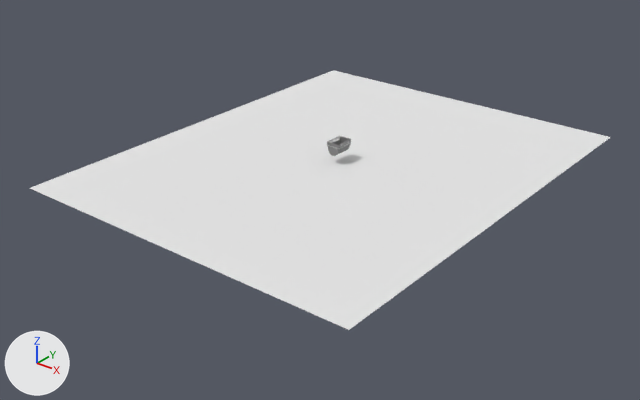
An edit to the Blender file oldgoldmine-scene/Cart/cart_iron_gameReady.blend, drawn before and after from the same camera.
Rendered twice from a 50 mm camera at (90.4, -118.5, 62.0) aimed at (-0.2, -5.2, -8.2). The lights are fixed; the arrows at lower left show +X, +Y and +Z. The same objects are shown in both versions, whatever each file hides.

Script lines for the objects in view, before the commit:
```python
mat_active_material_index = diffuse_material('active_material_index')
mat_active_material_index.base_color = (0.8, 0.8, 0.8)  # white #e7e7e7
me_body = bpy.data.meshes.new('Body')
me_body.from_pydata(...)  # 226 vertices, 210 faces, 1 loose edge; spans x -1.46..1.46, y -1.38..1.04, z -1.93..1.93
# faces by material slot: [106, 104]
me_body.materials.append(mat_rustedbox)  # its picture is missing
me_body.materials.append(mat_rustedelements)  # its picture is missing
me_plane_002 = bpy.data.meshes.new('Plane.002')
me_plane_002.from_pydata([(-1.0, -1.0, 0.0), (1.0, -1.0, 0.0), (-1.0, 1.0, 0.0), (1.0, 1.0, 0.0)], [], [(0, 1, 3, 2)])
me_plane_002.materials.append(mat_active_material_index)  # white #e7e7e7
ob_body = bpy.data.objects.new('Body', me_body)
ob_body.location = (0.0, 0.0, 0.8)
ob_body.rotation_euler = (1.571, 0.0, 0.0)  # degrees (90, 0, 0)
_m = ob_body.modifiers.new('Bevel', 'BEVEL')
_m.width = 0.05
_m.width_pct = 0.05
_m.affect = 'VERTICES'
_m.limit_method = 'NONE'
_m.spread = 0.0
ob_plane = bpy.data.objects.new('Plane', me_plane_002)
ob_plane.location = (0.0, 0.0, -2.2)
ob_plane.scale = (34.1, 42.2, 35.0)
```
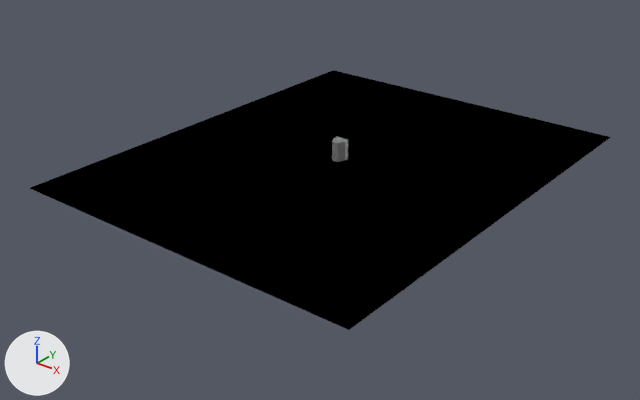
Where the newer file only moved an object's origin or applied its transform, the numbers keep the older frame.

What the commit changed:
Picture 'Iron_bake' (img_iron_bake) is new.
In material 'active_material_index' (mat_active_material_index), base_color is no longer (0.8, 0.8, 0.8), white #e7e7e7.
In material 'active_material_index' (mat_active_material_index), texture is now set to img_iron_bake.
me_body is used by ob_body; location (0.0, 0.0, 0.8); rotation (1.571, 0.0, 0.0), in degrees (90, 0, 0).
me_body had 226 vertices, 210 faces, 1 loose edge and spanned x -1.46..1.46, y -1.38..1.04, z -1.93..1.93.
me_body now has 226 vertices, 209 faces, 1 loose edge and spans x -1.46..1.46, y -2.68..1.18, z -1.04..1.38.
me_body part 1: the loose piece of 28 vertices spanning x 1.22..1.46, y 0.24..0.43, z -1.83..1.83 is turned -90 degrees about the x axis through its middle, then moved by (0.0, -1.09, -0.34).
me_body part 2: the loose piece of 90 vertices spanning x -1.34..1.34, y -1.38..1.04, z -1.93..1.93 is rebuilt with 90 vertices and now spans x -1.34..1.34, y -2.68..1.18, z -1.04..1.38.

What differs and where, as boxes (x1, y1, x2, y2) in the pictures (640 x 400 px; the box of a moved part takes in the faces that stretch with it):
'Plane', surface changed (white to black): (30, 70, 610, 330) in both
'Body', reshaped (32% narrower, 29% taller): before (327, 136, 351, 156); after (332, 136, 348, 162)
part 1 of me_body, moved or reshaped: before (338, 142, 351, 149); after (345, 141, 347, 160)
part 2 of me_body, rebuilt (32% narrower, 29% taller): before (327, 136, 351, 156); after (332, 136, 348, 162)
